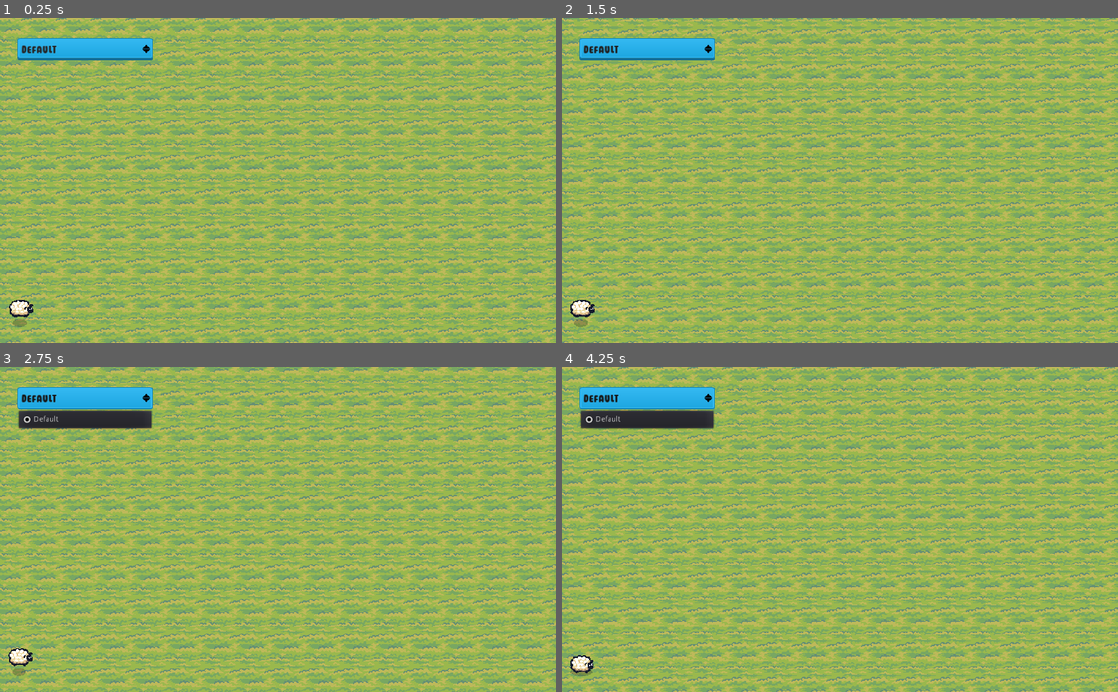
Above: before the commit, frames 1-4 (two rows, left to right).
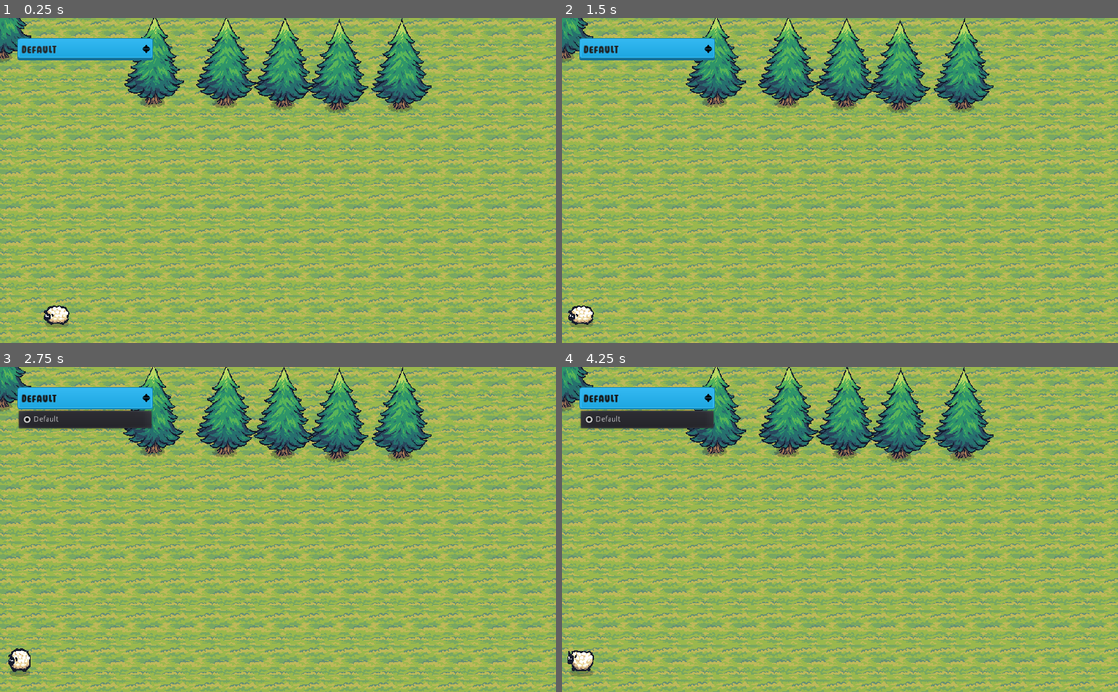
Above: after the commit, the same moments.

Repository: VojtaStruhar/recorder-madness
Game: Godot game, scene res://Minigames/SongLevel/SongMinigame.tscn
The game is run twice, just before and just after one commit, with the same random seed, the same clock (stepped at 60 frames per second) and the same inputs. This scene is started directly instead of the project's main scene.
Inputs:
- Up to frame 1 (0.25 s): no input
- Up to frame 2 (1.5 s): click "Default" at 0.5 s; click "Default" at 1.25 s
- Up to frame 3 (2.75 s): click "Default" at 2 s
- Up to frame 4 (4.25 s): no input

The runs differ from the first frame. In frame 1, 71% of the frame differs, in the area x 0-100%, y 0-100%; in frame 2, 68%; in frame 3, 63%; in frame 4, 71%.

Commit message:
Added loot and tree prefabs.
+ Added animated tree - random sway speed.
+ Added money bag as a loot

Diff:
--- /dev/null
+++ b/Minigames/SongLevel/AnimatedTree.tscn
@@ -0,0 +1,40 @@
+[gd_scene load_steps=8 format=2]
+
+[ext_resource path="res://Assets/TinySwordsPack/Tree.png" type="Texture" id=1]
+
+[sub_resource type="AtlasTexture" id=12]
+atlas = ExtResource( 1 )
+region = Rect2( 0, 0, 192, 192 )
+
+[sub_resource type="AtlasTexture" id=13]
+atlas = ExtResource( 1 )
+region = Rect2( 192, 0, 192, 192 )
+
+[sub_resource type="AtlasTexture" id=14]
+atlas = ExtResource( 1 )
+region = Rect2( 384, 0, 192, 192 )
+
+[sub_resource type="AtlasTexture" id=15]
+atlas = ExtResource( 1 )
+region = Rect2( 576, 0, 192, 192 )
+
+[sub_resource type="SpriteFrames" id=18]
+animations = [ {
+"frames": [ SubResource( 12 ), SubResource( 13 ), SubResource( 14 ), SubResource( 15 ) ],
+"loop": true,
+"name": "default",
+"speed": 5.0
+} ]
+
+[sub_resource type="GDScript" id=19]
+script/source = "extends AnimatedSprite
+
+func _ready():
+	var play_speed = randf() + 0.5
+	speed_scale = play_speed
+	playing = true
+"
+
+[node name="Tree" type="AnimatedSprite"]
+frames = SubResource( 18 )
+script = SubResource( 19 )
--- /dev/null
+++ b/Minigames/SongLevel/MoneyBag.tscn
@@ -0,0 +1,17 @@
+[gd_scene load_steps=3 format=2]
+
+[ext_resource path="res://Assets/TinySwordsPack/G_Idle.png" type="Texture" id=1]
+
+[sub_resource type="CircleShape2D" id=12]
+radius = 27.0
+
+[node name="MoneyBag" type="Area2D"]
+collision_layer = 8
+collision_mask = 0
+
+[node name="CollisionShape2D" type="CollisionShape2D" parent="."]
+shape = SubResource( 12 )
+
+[node name="Sprite" type="Sprite" parent="."]
+position = Vector2( -4, -11 )
+texture = ExtResource( 1 )
--- a/Minigames/SongLevel/SheepPlayer.gd
+++ b/Minigames/SongLevel/SheepPlayer.gd
@@ -6,10 +6,19 @@
 
 export var MOVEMENT_SPEED = 100
 
-func _physics_process(delta):
+func _physics_process(_delta):
 	var extents = rightBound.position.x - leftBound.position.x
 
 	var target_x = fletnicka.current_note_normalized * extents + leftBound.position.x
+	var diff = (target_x - position.x)
+	# This slows down the sheep, caps the amount of movement it does
+	var final_diff = min(abs(diff), MOVEMENT_SPEED) * sign(diff)
+
+	if abs(final_diff) < 0.01: final_diff = 0
+
+	if final_diff < 0: $Sheep.scale.x = -1.1
+	elif final_diff > 0: $Sheep.scale.x = 1.1
 
 	var tween := create_tween().set_trans(Tween.TRANS_LINEAR)
-	tween.tween_property(self, "position:x", target_x, 0.1)
+	# warning-ignore:return_value_discarded
+	tween.tween_property(self, "position:x", position.x + final_diff, 0.1)
--- a/Minigames/SongLevel/SongMinigame.gd
+++ b/Minigames/SongLevel/SongMinigame.gd
@@ -1,7 +1,31 @@
 extends Node2D
 
-var song_resource: SongResource = null
+var song_resource: SongResource = preload("res://Assets/Songs/bday_100bpm.tres")
 
+func _ready():
+	$StartGameTimer.start()
 
 func start_game():
 	if song_resource == null: return
+
+	print("GAME STARTED")
+	$ObstacleSpawner/BpmTimer.wait_time = 60 / song_resource.bpm
+	$ObstacleSpawner/BpmTimer.start()
+
+	$Grass.speed = song_resource.bpm
+	$Grass.is_running = true
+
+	$SheepPlayer/Sheep.playing = true
+
+func finish_game():
+	pass
+
+
+func _on_StartGameTimer_timeout():
+	start_game()
+
+
+
+func _on_MoneyScanner_area_entered(area):
+	area.queue_free()
+	print("+1")
--- a/Minigames/SongLevel/SongMinigame.tscn
+++ b/Minigames/SongLevel/SongMinigame.tscn
@@ -6,16 +6,20 @@
 [ext_resource path="res://Minigames/SongLevel/SongMinigame.gd" type="Script" id=4]
 [ext_resource path="res://Minigames/SongLevel/SheepPlayer.gd" type="Script" id=5]
 [ext_resource path="res://UIElements/DeviceSelection.tscn" type="PackedScene" id=6]
+[ext_resource path="res://Minigames/SongLevel/AnimatedTree.tscn" type="PackedScene" id=7]
 
 [sub_resource type="GDScript" id=8]
 script/source = "extends Sprite
 
 var speed = 160
+var is_running = false
 
 func _process(delta):
+	if !is_running: return
+
 	var rect = self.region_rect
 	self.region_rect = Rect2(rect.position.x,
-							rect.position.y - delta * speed * 1.4 ,
+							rect.position.y - delta * speed * 1.7 ,
 							rect.size.x,
 							rect.size.y)
 "
@@ -52,21 +56,32 @@
 "speed": 5.0
 } ]
 
-[sub_resource type="GDScript" id=9]
-script/source = "extends AnimatedSprite
-
-func _ready():
-	self.playing = true
-"
-
 [sub_resource type="CircleShape2D" id=10]
 radius = 17.0294
+
+[sub_resource type="GDScript" id=11]
+script/source = "extends Node2D
+
+onready var minigame = $\"..\"
+var progress = 0
+
+
+
+func _on_BpmTimer_timeout():
+	if minigame.song_resource.notes.size() == progress:
+		print(\"The game is finished!\")
+		return
+
+
+
+	progress += 1
+
+"
 
 [node name="SongMinigame" type="Node2D"]
 script = ExtResource( 4 )
 
 [node name="MicrophoneInput" parent="." instance=ExtResource( 3 )]
-processing_mode = 0
 QUIET_TOLERANCE = 3
 THROW_AWAY_QUIET_NOTES = true
 
@@ -82,23 +97,75 @@
 script = ExtResource( 5 )
 
 [node name="Sheep" type="AnimatedSprite" parent="SheepPlayer"]
+scale = Vector2( 1.1, 1.1 )
 frames = SubResource( 7 )
 speed_scale = 2.0
-script = SubResource( 9 )
 
-[node name="RigidBody2D" type="RigidBody2D" parent="SheepPlayer"]
+[node name="MoneyScanner" type="Area2D" parent="SheepPlayer"]
+collision_layer = 0
+collision_mask = 8
 
-[node name="CollisionShape2D" type="CollisionShape2D" parent="SheepPlayer/RigidBody2D"]
+[node name="CollisionShape2D" type="CollisionShape2D" parent="SheepPlayer/MoneyScanner"]
+shape = SubResource( 10 )
+
+[node name="EnemyScanner" type="Area2D" parent="SheepPlayer"]
+collision_layer = 0
+collision_mask = 4
+
+[node name="CollisionShape2D" type="CollisionShape2D" parent="SheepPlayer/EnemyScanner"]
+shape = SubResource( 10 )
+
+[node name="PlayerCollider" type="Area2D" parent="SheepPlayer"]
+collision_layer = 3
+collision_mask = 0
+
+[node name="CollisionShape2D" type="CollisionShape2D" parent="SheepPlayer/PlayerCollider"]
 shape = SubResource( 10 )
 
 [node name="LeftBound" type="Position2D" parent="."]
+visible = false
 position = Vector2( 36, 561 )
 
 [node name="RightBound" type="Position2D" parent="."]
+visible = false
 position = Vector2( 985, 564 )
 
-[node name="DeviceSelection" parent="." instance=ExtResource( 6 )]
+[node name="ObstacleSpawner" type="Node2D" parent="."]
+script = SubResource( 11 )
+
+[node name="BpmTimer" type="Timer" parent="ObstacleSpawner"]
+
+[node name="StartGameTimer" type="Timer" parent="."]
+wait_time = 2.0
+one_shot = true
+
+[node name="TreeBarrier" type="Node2D" parent="."]
+
+[node name="Tree" parent="TreeBarrier" instance=ExtResource( 7 )]
+
+[node name="Tree2" parent="TreeBarrier" instance=ExtResource( 7 )]
+position = Vector2( 281, 83 )
+
+[node name="Tree3" parent="TreeBarrier" instance=ExtResource( 7 )]
+position = Vector2( 414, 85 )
+
+[node name="Tree4" parent="TreeBarrier" instance=ExtResource( 7 )]
+position = Vector2( 521, 88 )
+
+[node name="Tree5" parent="TreeBarrier" instance=ExtResource( 7 )]
+position = Vector2( 621, 93 )
+
+[node name="Tree6" parent="TreeBarrier" instance=ExtResource( 7 )]
+position = Vector2( 737, 92 )
+
+[node name="CanvasLayer" type="CanvasLayer" parent="."]
+
+[node name="DeviceSelection" parent="CanvasLayer" instance=ExtResource( 6 )]
 margin_left = 32.0
 margin_top = 37.0
 margin_right = 282.0
 margin_bottom = 78.0
+
+[connection signal="area_entered" from="SheepPlayer/MoneyScanner" to="." method="_on_MoneyScanner_area_entered"]
+[connection signal="timeout" from="ObstacleSpawner/BpmTimer" to="ObstacleSpawner" method="_on_BpmTimer_timeout"]
+[connection signal="timeout" from="StartGameTimer" to="." method="_on_StartGameTimer_timeout"]
Binary file added: Assets/TinySwordsPack/G_Idle.png
Not shown, added: Assets/TinySwordsPack/G_Idle.png.import
Not shown: 1 places in Minigames/SongLevel/SongMinigame.tscn that only renumber resources
